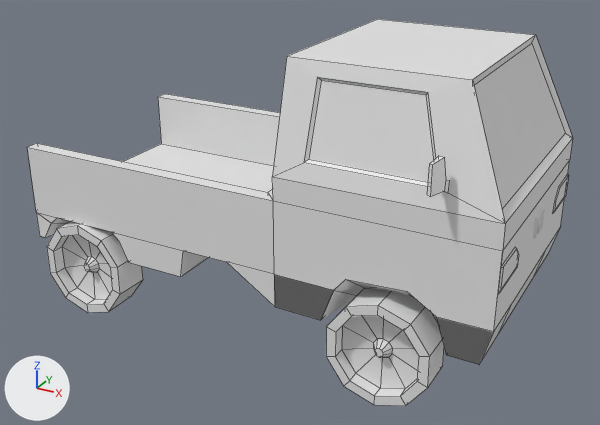
An edit to the Blender file assets/MiniPickup.blend, drawn before and after from the same camera.
Before and after are seen from a 50 mm camera at (4.37, -6.79, 4.46) aimed at (0.69, -0.1, 1.12). The lights are fixed; the arrows at lower left show +X, +Y and +Z. The first picture is the older version. Mesh edges are drawn as thin lines on the coarser meshes.
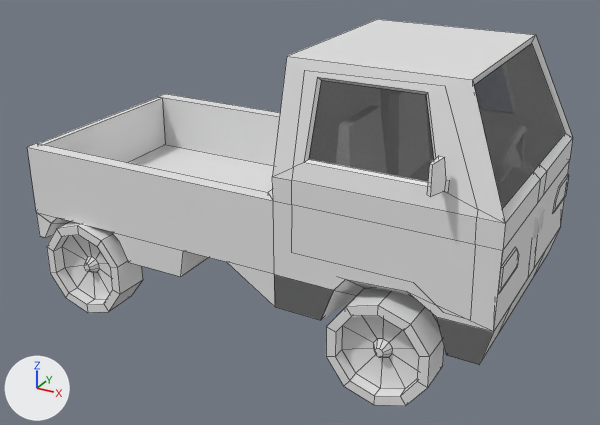
The edits, one by one:
Material 'Material' (mat_material) is new.
Its base color is (0.8, 0.8, 0.8) (white #e7e7e7).
Material 'Material.001' (mat_material_001) is new.
Its base color is (0.0281, 0.0281, 0.0281) (black #2f2f2f).
Its metallic is 0.274.
Its roughness is 0.247.
Its alpha is 0.5.
me_cube_001 is used by ob_cube; location (0.0, 0.0, 0.689).
me_cube_001 had 176 vertices, 150 faces and spanned x -1.88..3.01, y -1.35..1.35, z -0.05..2.21.
me_cube_001 now has 303 vertices, 253 faces and spans x -1.88..3.01, y -1.35..1.35, z -0.05..2.21.
Part 1, on me_cube_001:
27 faces are deleted.
105 vertices are added at x 1.17..2.99, y -1.14..1.14, z 0.29..2.14.
5 new vertices lie (0.0, -1.03, 0.0) away from vertices in x 1.7..2.99, y 1.14, z 0.29..1.22.
5 new vertices lie (0.0, 1.03, 0.0) away from vertices in x 1.7..2.99, y -1.14, z 0.29..1.22.
6 new vertices lie (0.26, 0.0, -0.06) away from vertices in x 2.25, y -1.14..1.14, z 0.45.
6 new vertices lie (-0.25, 0.0, 0.05) away from vertices in x 2.99, y -1.14..1.14, z 0.29.
129 new faces join them, mat_material (white #e7e7e7).
1 new face joins them, mat_material_001 (black #2f2f2f).
me_cube_001 part 2: 2 faces spanning x 1.3..2.42, y -1.07..1.07, z 1.41..2.05 switch from no material to mat_material_001 (black #2f2f2f).
Other edits to the shape of me_cube_001 do not show in these pictures.
me_cube_001 gains material mat_material (white #e7e7e7).
Mesh me_cube is new.
It is a box spanning x 0.02..2.02, y -1.0..1.0, z 0.01..2.01.
Object 'Cube.002' (ob_cube_002) is new; it shows me_cube.
Its location is (-1.879, -0.004, 1.085).
Its scale is (0.0316, 1.0, 0.298).

What differs and where, as boxes [x1, y1, x2, y2] in the pictures (600 x 425 px):
'Cube.002', added
    after: [39, 97, 165, 162]
part 1 of me_cube_001, reshaped
    both: [112, 43, 573, 332]
part 2 of me_cube_001, recoloured
    both: [309, 80, 434, 182]
